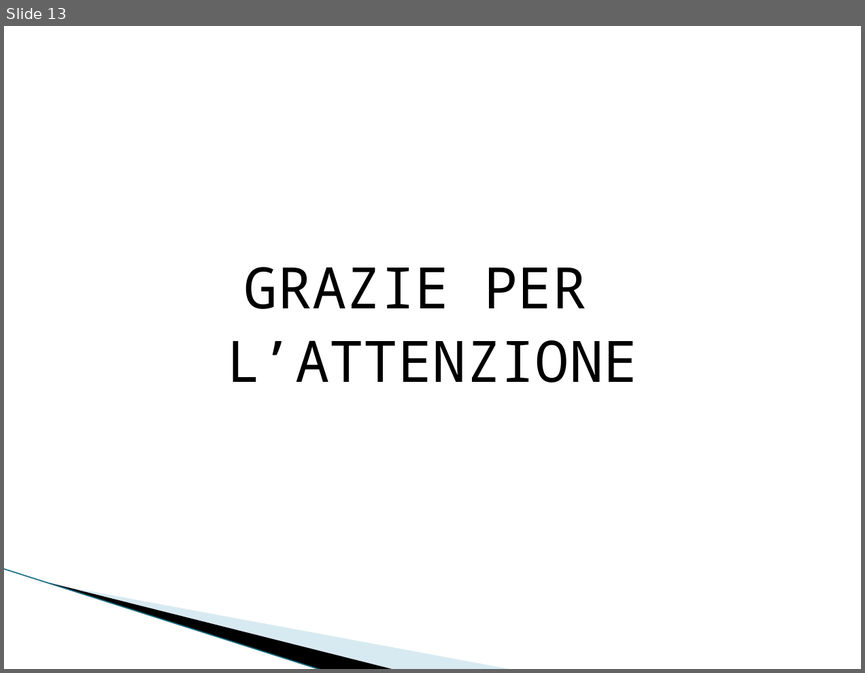
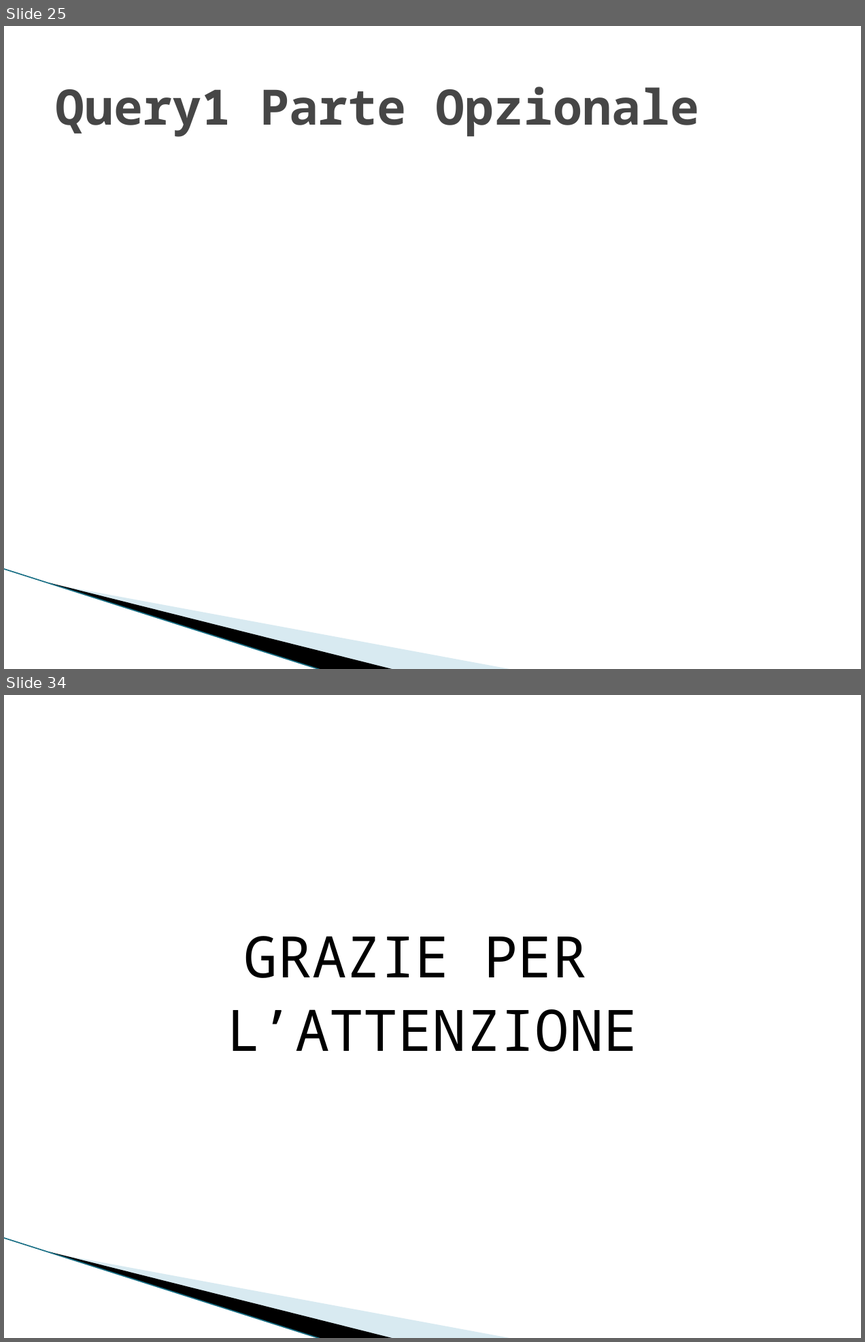
Before and after one commit to alexiey91/Flink, a slide deck: SABD2.pptx. Shown one above the other, each under a label of ours: slide 13 before the commit, slides 25 and 34 after it; the slides between them are not shown. The pictures are 865x673 and 865x1342 pixels, drawn with LibreOffice and Linux fonts; fonts in the diff are those of the drawing; background and template pictures are left out. Boxes give left, top, right and bottom in pixels: in the first picture for what was removed or moved away, otherwise in the second. Text is boxed around its words. In the diff, an @@ line names an element or a change of style, - is before the commit and + after.

```diff
--- a/SABD2.pptx
+++ b/SABD2.pptx
@@ slide 25 added at (4,26,861,669), background #FFFFFF; not listed: 3 template elements that a slide beside it also shows @@
@@ title added at (55,87,699,137), 41 pt, text #464646, bold @@
+Query1 Parte Opzionale
@@ what was slide 13 is now slide 34 @@
```
Also in this commit, not shown: 1 slide changed, 21 other slides added, 1 slide removed.
